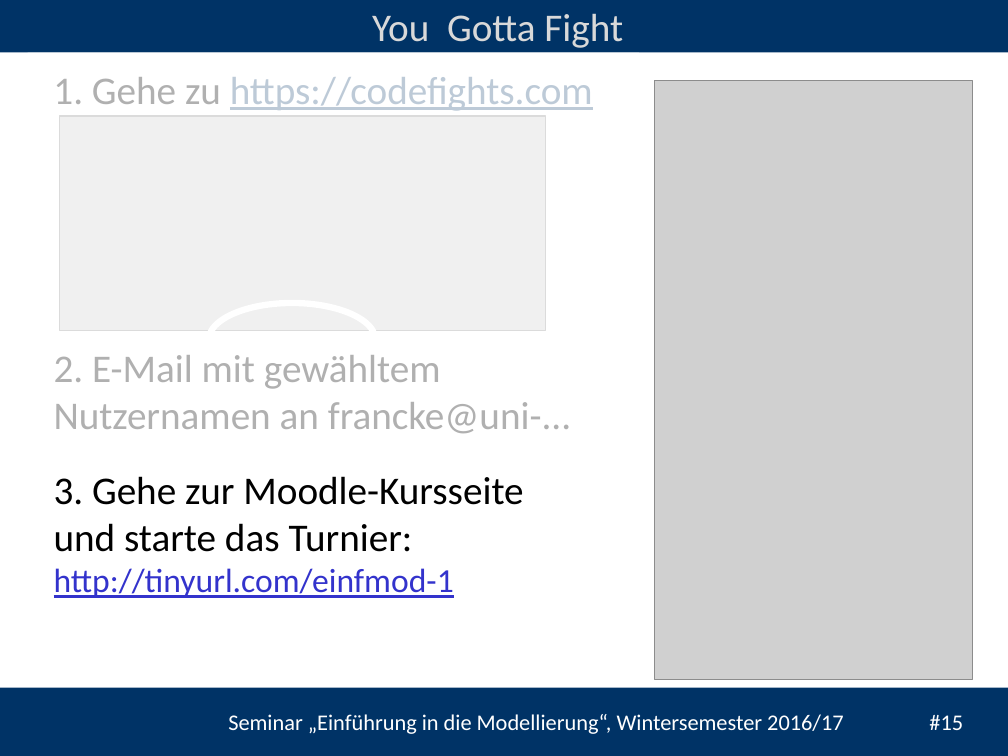
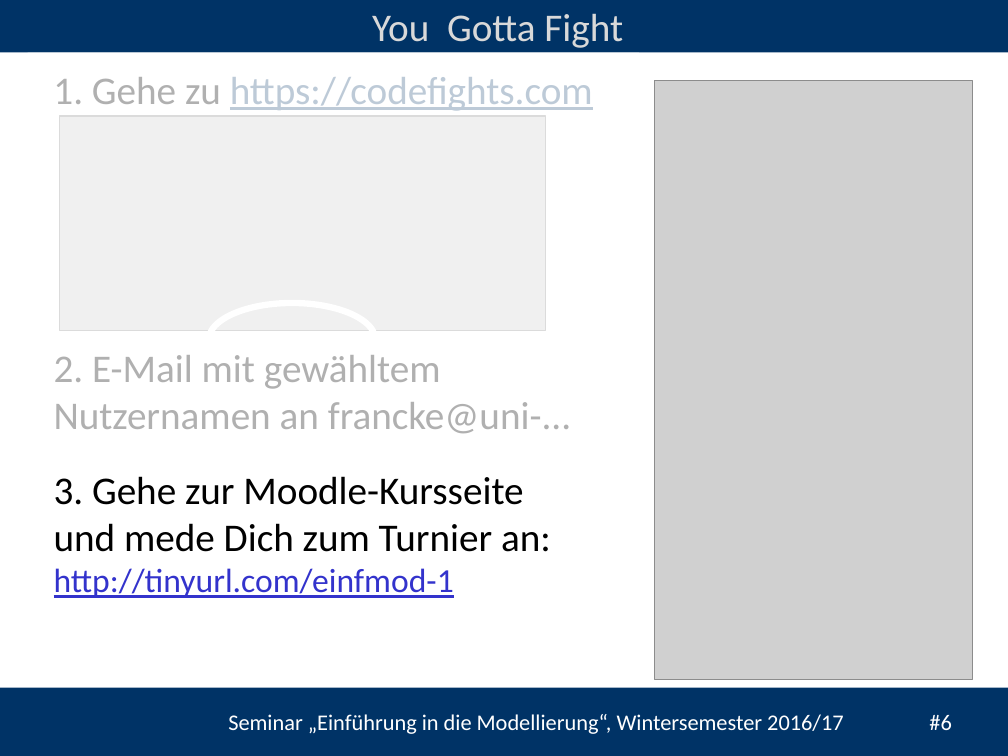
Before and after one commit to heistermann/Einf_Modellierung, a slide deck: slide 6 of Termin_1/folien/UebungModellierung#1.pptx (slide 15 before the commit). Drawn at 1008x756 pixels with LibreOffice and Linux fonts; fonts in the diff are those of the drawing; grey boxes stand for pictures; background and template pictures are left out. Boxes give left, top, right and bottom in pixels: in the first picture for what was removed or moved away, otherwise in the second. Text is boxed around its words. In the diff, an @@ line names an element or a change of style, - is before the commit and + after.

```diff
--- a/Termin_1/folien/UebungModellierung#1.pptx
+++ b/Termin_1/folien/UebungModellierung#1.pptx
@@ text at <box>54,476,551,598</box>: text changed @@
-3. Gehe zur Moodle-Kursseite
-und starte das Turnier: http://tinyurl.com/einfmod-1
+3. Gehe zur Moodle-Kursseite
+und mede Dich zum Turnier an: http://tinyurl.com/einfmod-1
@@ text at <box>228,714,951,734</box>: text changed @@
-Seminar „Einführung in die Modellierung“, Wintersemester 2016/17 #15
+Seminar „Einführung in die Modellierung“, Wintersemester 2016/17 #6
```
Also in this commit, not shown: 1 other slide changed, 4 other files.
